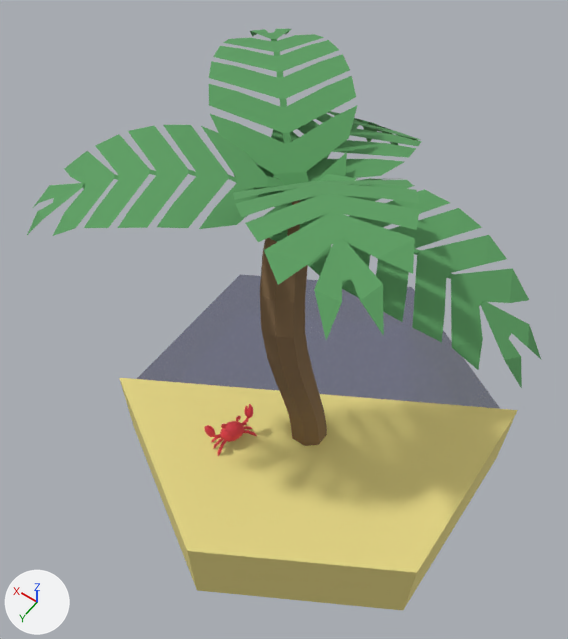
The glTF model assets/models/glTF/HexCell_Beach_Connect_3.glb: old version first, new version second.
The view is the same before and after, from a 50 mm camera at (-1.12, 1.83, 3.59) aimed at (0.12, 0.1, 0.86). Lighting does not change. The marker at lower left points along +X, +Y and +Z.

Objects in the first picture: 'HexCell_Beach_Connect_3'.
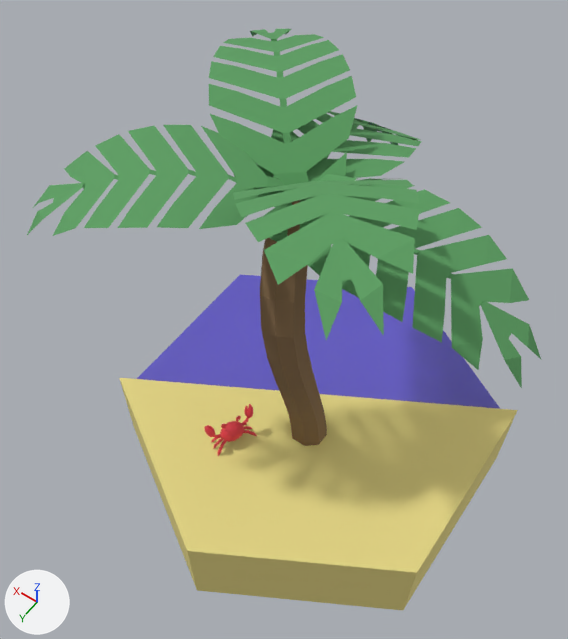
Boxes (x1, y1, x2, y2) around the edits, measured in the pictures (568 x 639 px):
'HexCell_Beach_Connect_3', recoloured, surface changed (grey to blue): (135, 273, 501, 411) in both

The change in detail:
Material 'Water' (mat_water) changes colour from dark blue #2d285f to blue #665bd6; in linear values from (0.0267, 0.0216, 0.114) to (0.133, 0.104, 0.669).
In material 'Water' (mat_water), alpha goes from 0.405 to 0.732.
